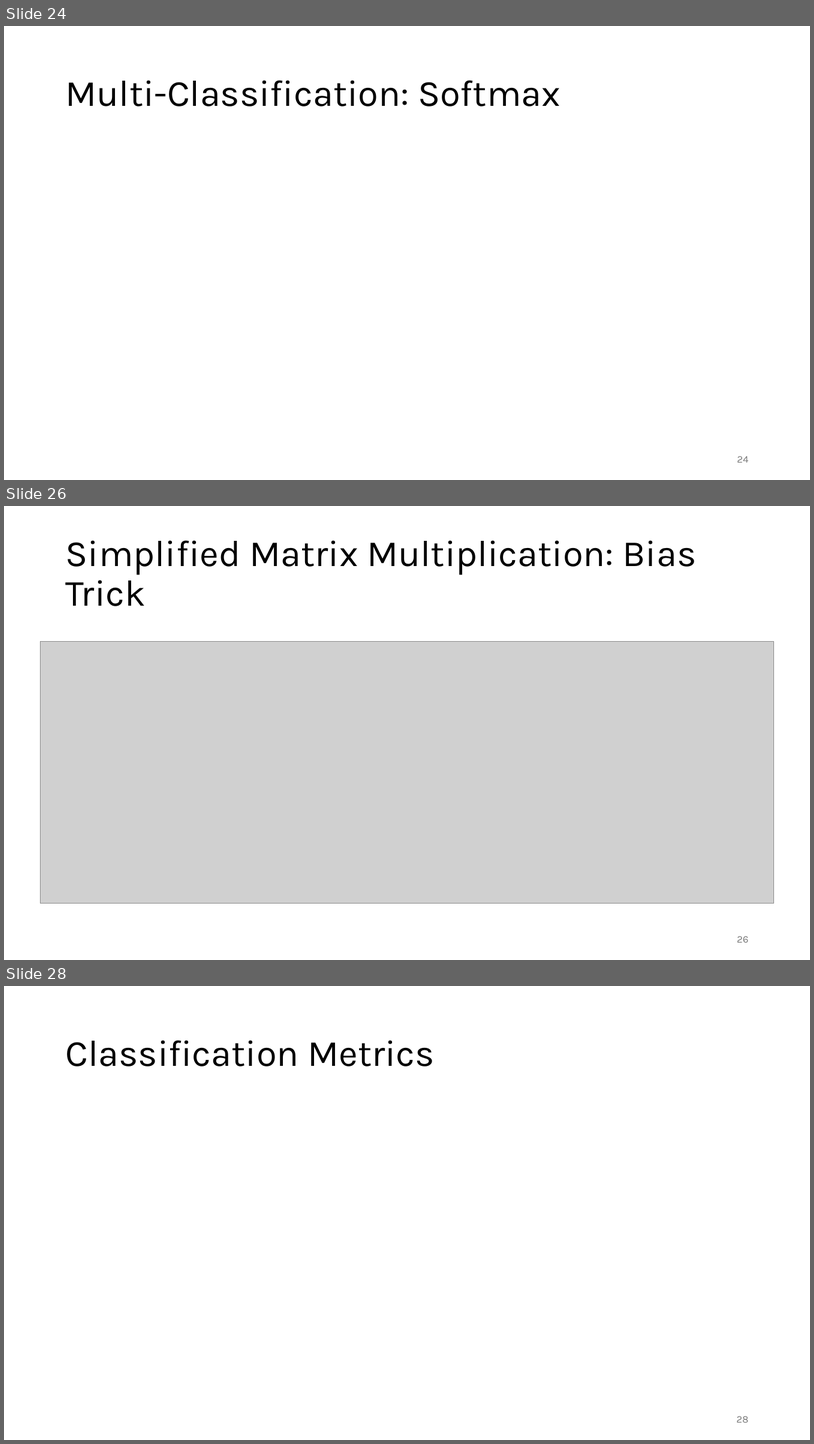
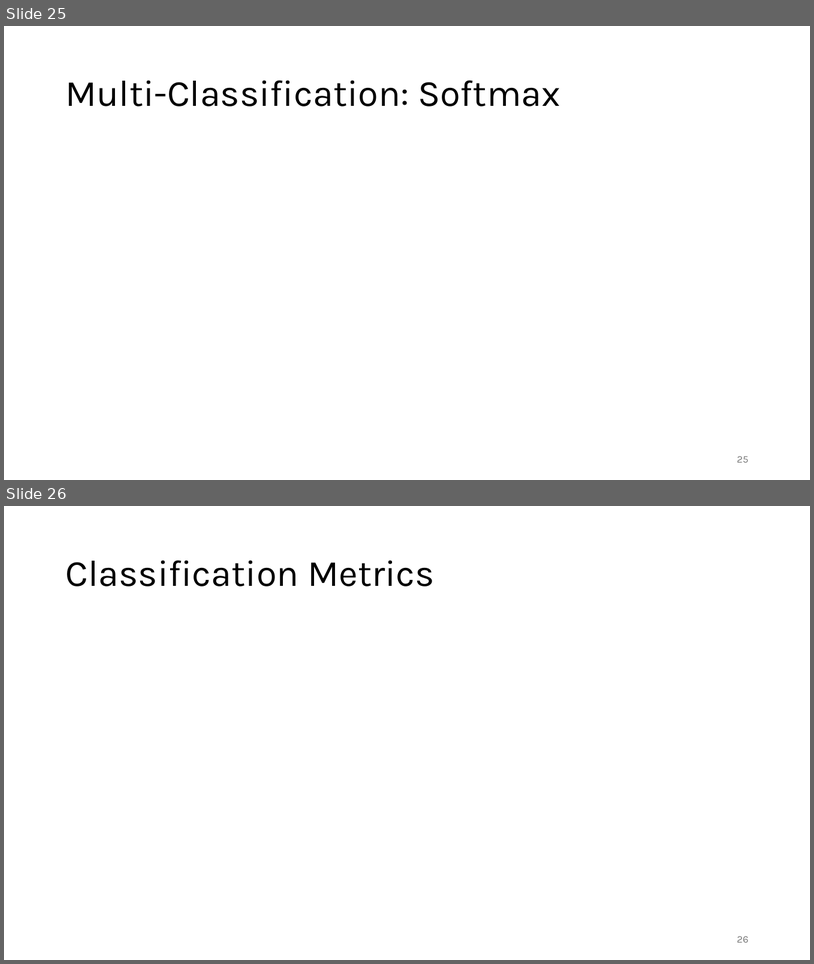
Before and after one commit to FelixWick/data_science, a slide deck: slides/5_ML.pptx. Shown one above the other, each under a label of ours: slides 24, 26 and 28 before the commit, slides 25 and 26 after it; the slides between them are not shown. The pictures are 814x1444 and 814x964 pixels, drawn with LibreOffice and Linux fonts; fonts in the diff are those of the drawing; grey boxes stand for pictures. Boxes give left, top, right and bottom in pixels: in the first picture for what was removed or moved away, otherwise in the second. Text is boxed around its words. In the diff, an @@ line names an element or a change of style, - is before the commit and + after.

```diff
--- a/slides/5_ML.pptx
+++ b/slides/5_ML.pptx
@@ slide 26 removed at <box>4,506,810,960</box>, background #FFFFFF @@
@@ title removed at <box>65,540,697,606</box> @@
-Simplified Matrix Multiplication: Bias Trick
@@ picture removed at <box>40,642,774,903</box> @@
@@ page number removed at <box>737,936,749,942</box> @@
-26
@@ what was slide 24 is now slide 25 @@
@@ page number at <box>737,456,749,462</box>: text changed @@
-24
+25
@@ what was slide 28 is now slide 26 @@
```
Also in this commit, not shown: 14 slides changed, 1 slide added, 4 other slides removed, 8 other files.
